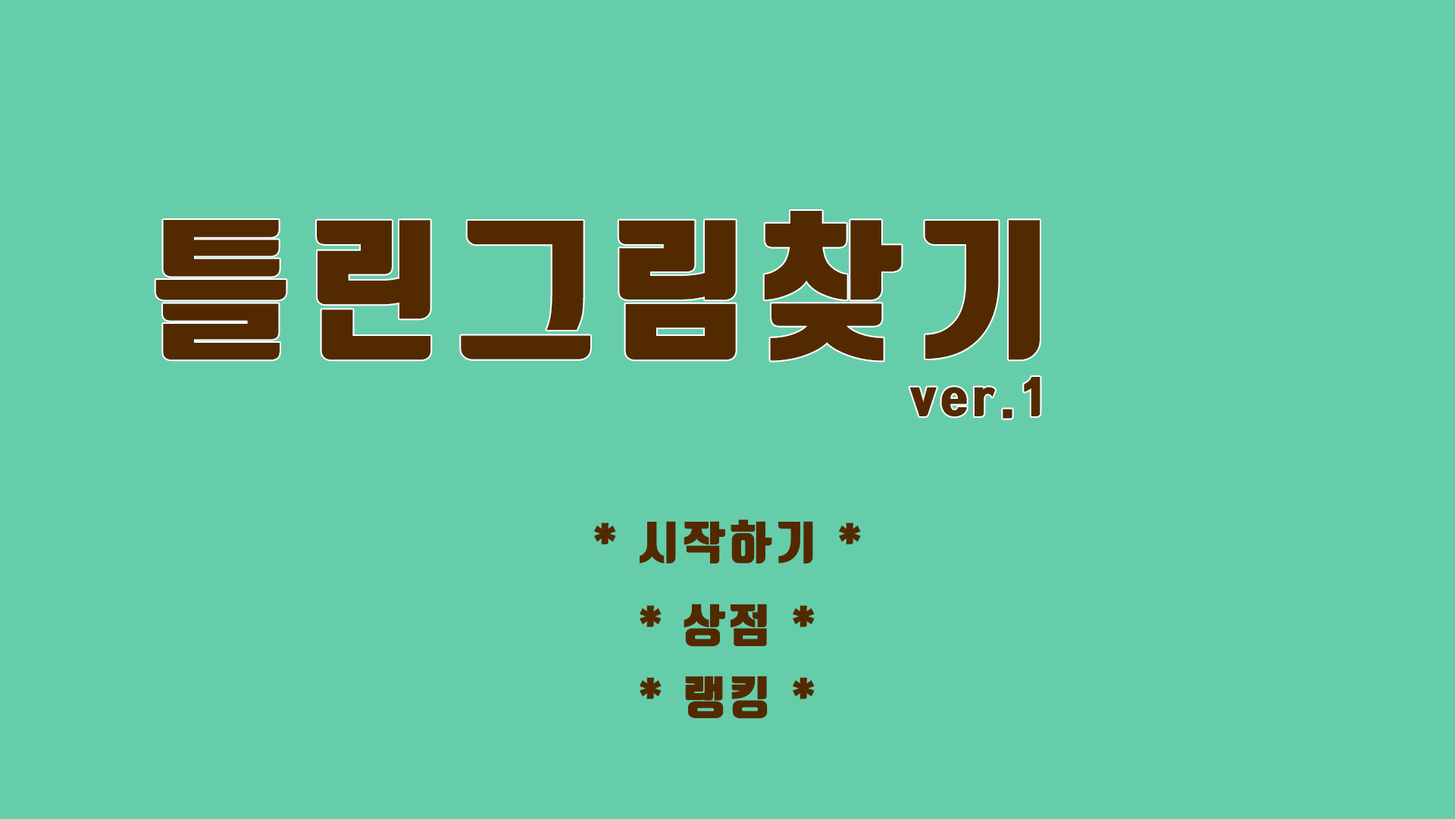
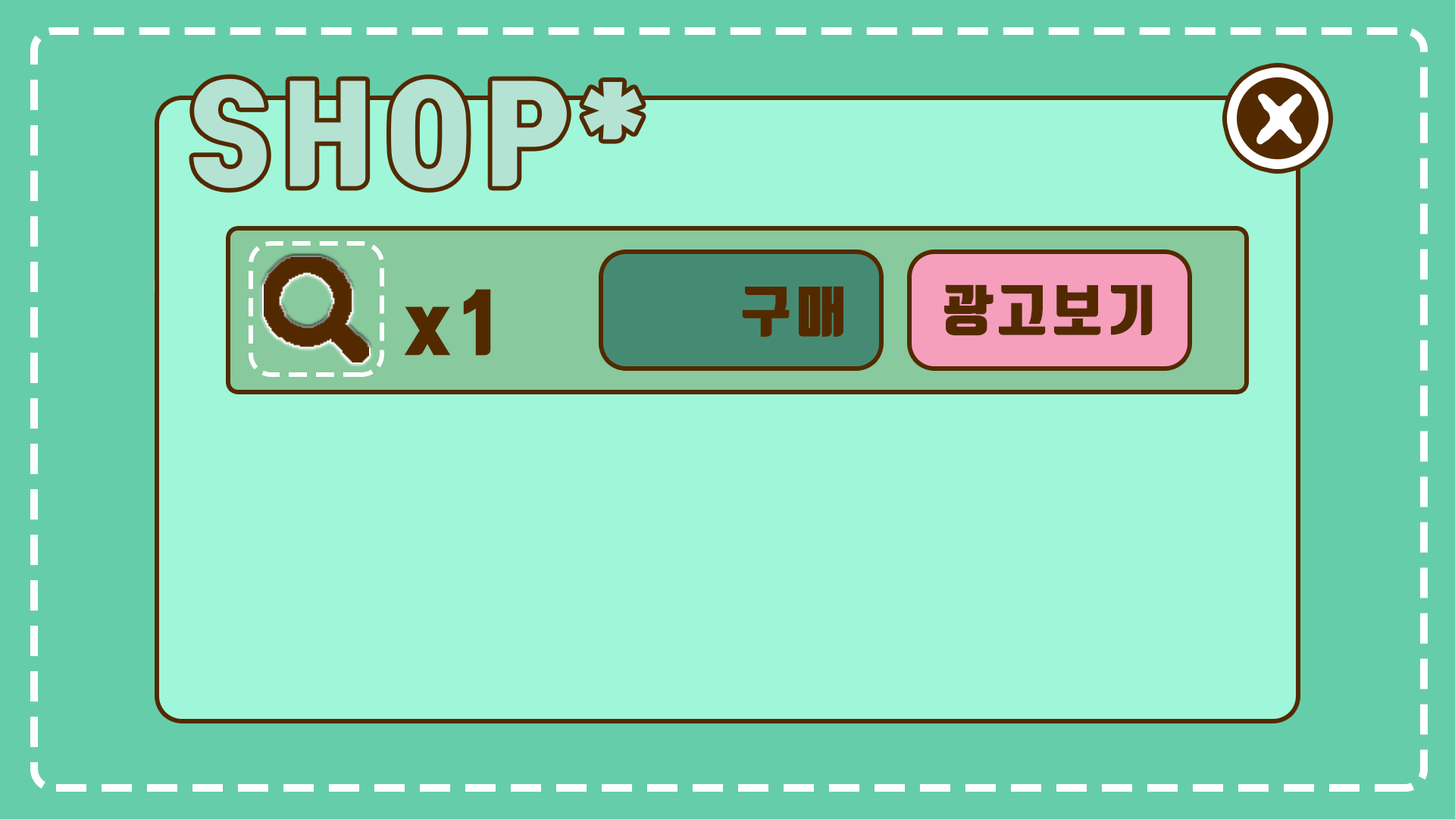
Layers edited between the first and the second 1455x819 image:
added layer "back_ground" above "shop_popup" over bbox(30, 27, 1429, 792)
added group "shop_popup" (1st of 2) with 10 layers above "* 상점 *" over bbox(159, 66, 1330, 719)
added layer "x1" in group "shop_popup" over bbox(404, 288, 492, 356)
added layer "icon" in group "shop_popup" over bbox(248, 241, 385, 377)
added layer "광고보기" in group "shop_popup" over bbox(944, 284, 1153, 336)
added layer "watch video" in group "shop_popup" over bbox(911, 253, 1188, 367)
added layer "구매" in group "shop_popup" over bbox(742, 285, 844, 337)
added layer "buy" in group "shop_popup" over bbox(603, 253, 880, 367)
added layer "shop_item" in group "shop_popup" over bbox(230, 230, 1245, 390)
added layer "SHOP*" in group "shop_popup" over bbox(193, 78, 643, 188)
added layer "close_button" in group "shop_popup" over bbox(1226, 66, 1330, 170)
added layer "shop_popup" (2nd of 2, in "shop_popup") in group "shop_popup" over bbox(159, 100, 1297, 719)
